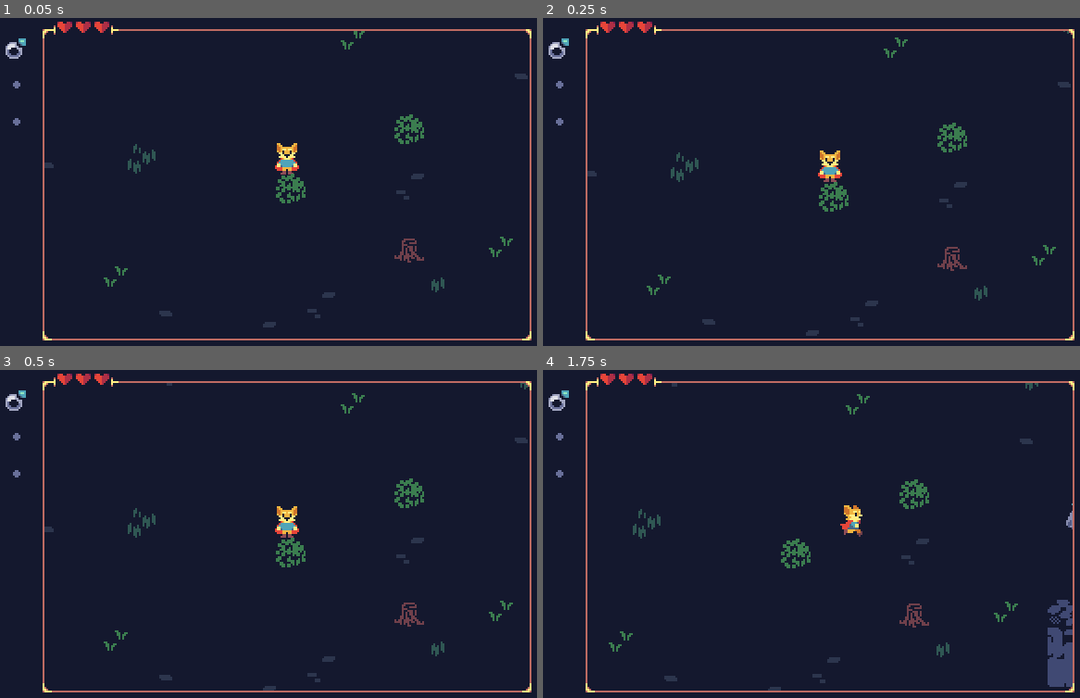
Above: before the commit, frames 1-4 (two rows, left to right).
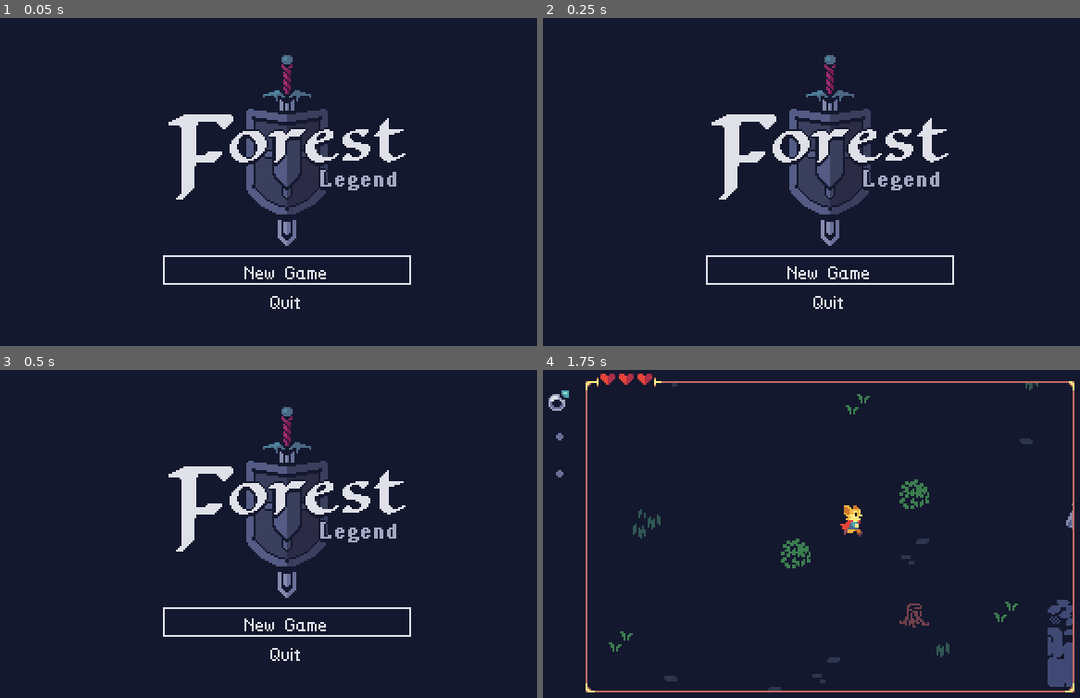
Above: after the commit, the same moments.

Repository: uheartbeast/retro-action-rpg
Game: Godot game, scene res://menus/start_menu.tscn
The game is run twice, just before and just after one commit, with the same random seed, the same clock (stepped at 60 frames per second) and the same inputs. Before the commit the project starts from res://world.tscn.
Inputs (mouse positions are in pixels of both pictures, inside the frame that each line leads up to):
- Up to frame 1 (0.05 s): no input
- Up to frame 2 (0.25 s): no input
- Up to frame 3 (0.5 s): no input
- Up to frame 4 (1.75 s): click (827, 622) at 0.5 s, where only the run after the commit has a clickable "New Game"; move the mouse to (961, 520) at 1.27 s; hold Right (move_right) from 1.28 s (still down); hold Right mouse button (right_mouse) from 1.28 s (still down); click (961, 520) at 1.42 s

The runs differ from the first frame. In frame 1, 9.3% of the frame differs, in the area x 1-99%, y 1-99%; in frame 2, 9.3%; in frame 3, 9.4%; in frame 4, nothing differs.
Error before the commit: Invalid access to property or key 'inventory' on a base object of type 'Dictionary'. (res://world_systems/save_manager.gd:38)

Commit message:
152 - Start Menu

Diff:
--- /dev/null
+++ b/menus/start_menu.gd
@@ -0,0 +1,17 @@
+extends ColorRect
+
+@onready var continue_button: Button = %ContinueButton
+@onready var new_game_button: Button = %NewGameButton
+@onready var quit_button: Button = %QuitButton
+
+func _ready() -> void:
+	if SaveManager.has_save_file():
+		continue_button.show()
+		continue_button.grab_focus()
+	else:
+		continue_button.hide()
+		new_game_button.grab_focus()
+
+	continue_button.pressed.connect(SaveManager.load_game)
+	new_game_button.pressed.connect(get_tree().change_scene_to_file.bind("res://world.tscn"))
+	quit_button.pressed.connect(get_tree().quit)
--- a/menus/start_menu.tscn
+++ b/menus/start_menu.tscn
@@ -1,5 +1,6 @@
-[gd_scene load_steps=3 format=3 uid="uid://bt366pxb0lx1w"]
+[gd_scene load_steps=4 format=3 uid="uid://bt366pxb0lx1w"]
 
+[ext_resource type="Script" path="res://menus/start_menu.gd" id="1_43hru"]
 [ext_resource type="Texture2D" uid="uid://dpjne1myl1e3c" path="res://menus/logo.png" id="1_nuts4"]
 [ext_resource type="PackedScene" uid="uid://dpmm2jpe7hqft" path="res://ui/menu_button.tscn" id="2_wehps"]
 
@@ -10,6 +11,7 @@
 grow_horizontal = 2
 grow_vertical = 2
 color = Color(0.0784314, 0.0941176, 0.180392, 1)
+script = ExtResource("1_43hru")
 
 [node name="CenterContainer" type="CenterContainer" parent="."]
 layout_mode = 1
--- a/project.godot
+++ b/project.godot
@@ -11,7 +11,7 @@
 [application]
 
 config/name="Retro Action RPG"
-run/main_scene="res://world.tscn"
+run/main_scene="res://menus/start_menu.tscn"
 config/features=PackedStringArray("4.3", "Forward Plus")
 config/icon="res://icon.svg"
 
@@ -39,6 +39,15 @@
 
 [input]
 
+ui_accept={
+"deadzone": 0.5,
+"events": [Object(InputEventKey,"resource_local_to_scene":false,"resource_name":"","device":0,"window_id":0,"alt_pressed":false,"shift_pressed":false,"ctrl_pressed":false,"meta_pressed":false,"pressed":false,"keycode":4194309,"physical_keycode":0,"key_label":0,"unicode":0,"location":0,"echo":false,"script":null)
+, Object(InputEventKey,"resource_local_to_scene":false,"resource_name":"","device":0,"window_id":0,"alt_pressed":false,"shift_pressed":false,"ctrl_pressed":false,"meta_pressed":false,"pressed":false,"keycode":4194310,"physical_keycode":0,"key_label":0,"unicode":0,"location":0,"echo":false,"script":null)
+, Object(InputEventKey,"resource_local_to_scene":false,"resource_name":"","device":0,"window_id":0,"alt_pressed":false,"shift_pressed":false,"ctrl_pressed":false,"meta_pressed":false,"pressed":false,"keycode":32,"physical_keycode":0,"key_label":0,"unicode":32,"location":0,"echo":false,"script":null)
+, Object(InputEventKey,"resource_local_to_scene":false,"resource_name":"","device":-1,"window_id":0,"alt_pressed":false,"shift_pressed":false,"ctrl_pressed":false,"meta_pressed":false,"pressed":false,"keycode":0,"physical_keycode":74,"key_label":0,"unicode":106,"location":0,"echo":false,"script":null)
+, Object(InputEventJoypadButton,"resource_local_to_scene":false,"resource_name":"","device":-1,"button_index":0,"pressure":0.0,"pressed":true,"script":null)
+]
+}
 ui_left={
 "deadzone": 0.5,
 "events": [Object(InputEventKey,"resource_local_to_scene":false,"resource_name":"","device":0,"window_id":0,"alt_presse …(194 unchanged characters)…
--- a/world.gd
+++ b/world.gd
@@ -9,10 +9,6 @@
 	y_sort_enabled = true
 	RenderingServer.set_default_clear_color(Color("#14182e"))
 	Events.door_entered.connect(change_levels, CONNECT_DEFERRED)
-
-func _physics_process(delta: float) -> void:
-	if Input.is_action_just_pressed("right_mouse"):
-		SaveManager.load_game.call_deferred()
 
 func set_level(level_scene_path: String) -> void:
 	current_level.queue_free()
--- a/world_systems/save_manager.gd
+++ b/world_systems/save_manager.gd
@@ -29,11 +29,10 @@
 	save_file.close()
 
 func load_game() -> void:
-	var save_file = FileAccess.open(save_path, FileAccess.READ)
-	if save_file is FileAccess:
-		save_data = JSON.parse_string(save_file.get_line())
-	else:
-		print("NO SAVE FILE!!!")
+	var save_file = get_save_file()
+	if not save_file is FileAccess: return
+
+	save_data = JSON.parse_string(save_file.get_line())
 
 	ReferenceStash.inventory = Inventory.new().deserialize(save_data.inventory)
 	ReferenceStash.hero_stats = Stats.new().deserialize(save_data.hero_stats)
@@ -55,3 +54,14 @@
 
 	var actions_ui = MainInstances.actions_ui as ActionsUI
 	actions_ui.update_from_serialized_data(save_data.actions_ui)
+
+func get_save_file() -> FileAccess:
+	var save_file = FileAccess.open(save_path, FileAccess.READ)
+	if save_file is FileAccess:
+		return save_file
+	else:
+		print("NO SAVE FILE!!!")
+		return null
+
+func has_save_file() -> bool:
+	return (get_save_file() is FileAccess)
